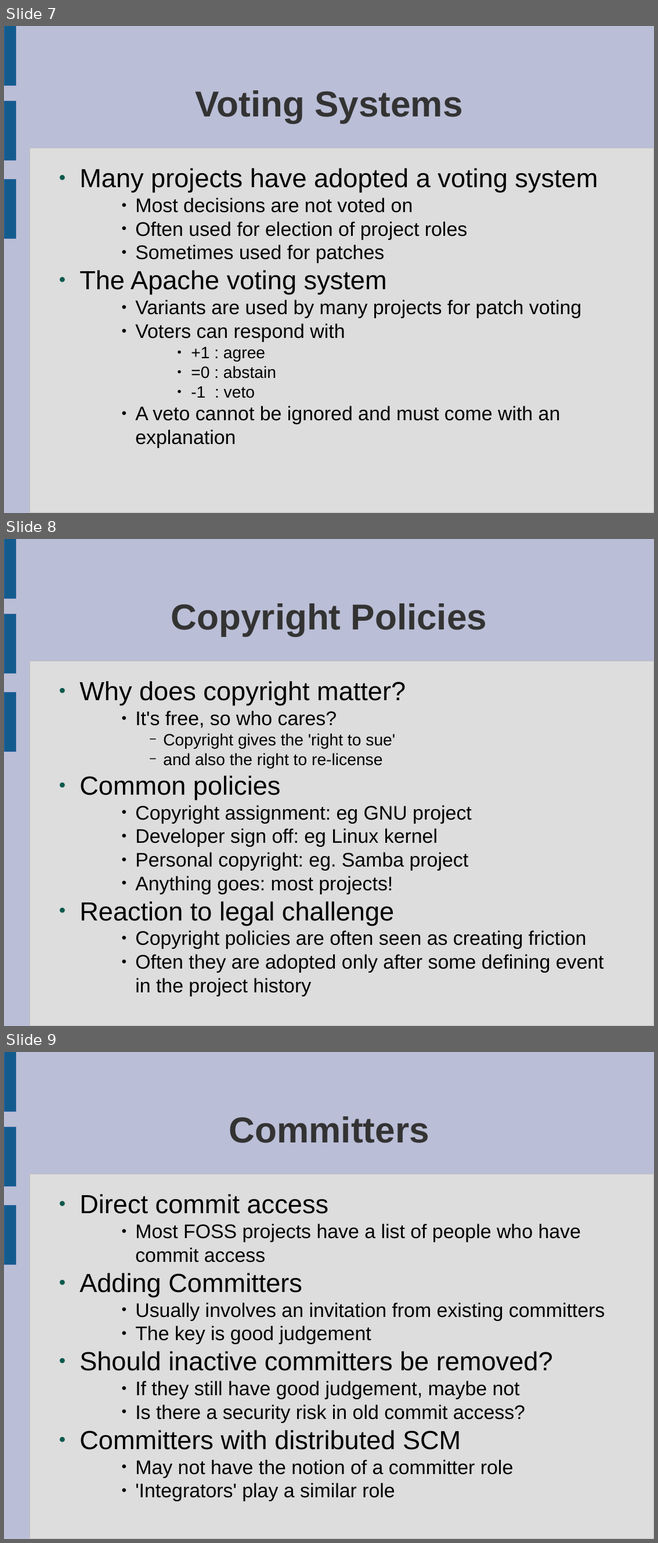
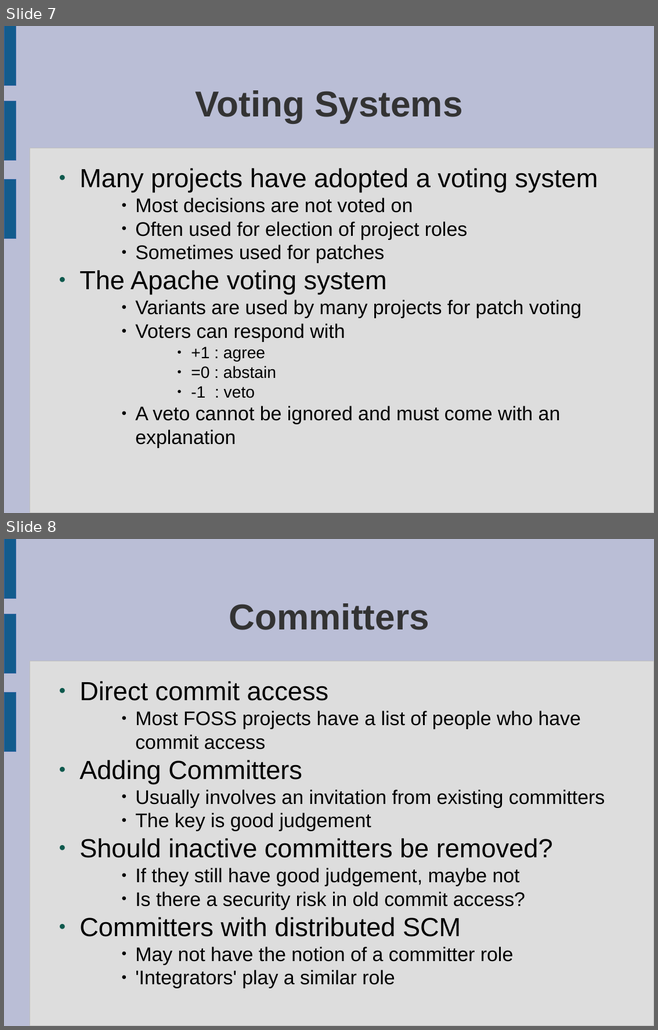
Before and after one commit to laurencesmart/comp8440, a slide deck: lectures/project_governance.odp. Shown one above the other, each under a label of ours: slides 7, 8 and 9 before the commit, slides 7 and 8 after it. The pictures are 658x1543 and 658x1030 pixels, drawn with LibreOffice and Linux fonts; fonts in the diff are those of the drawing. Boxes give left, top, right and bottom in pixels: in the first picture for what was removed or moved away, otherwise in the second. Text is boxed around its words. In the diff, an @@ line names an element or a change of style, - is before the commit and + after.

Commit message:
removed duplicat info on copyright policies

```diff
--- a/lectures/project_governance.odp
+++ b/lectures/project_governance.odp
@@ slide 8 removed at (4, 539, 654, 1026), background #BABED6; not listed: 4 template elements that a slide beside it also shows @@
@@ title removed at (171, 603, 487, 636) @@
-Copyright Policies
@@ text removed at (79, 681, 604, 973) @@
-● Why does copyright matter?
-    ● It's free, so who cares?
-      − Copyright gives the 'right to sue'
-      − and also the right to re-license
-● Common policies
-    ● Copyright assignment: eg GNU project
-    ● Developer sign off: eg Linux kernel
-    ● Personal copyright: eg. Samba project
-    ● Anything goes: most projects!
-● Reaction to legal challenge
-    ● Copyright policies are often seen as creating friction
-    ● Often they are adopted only after some defining event in the project history
@@ what was slide 9 is now slide 8 @@
```
Also in this commit, not shown: 1 other file.
